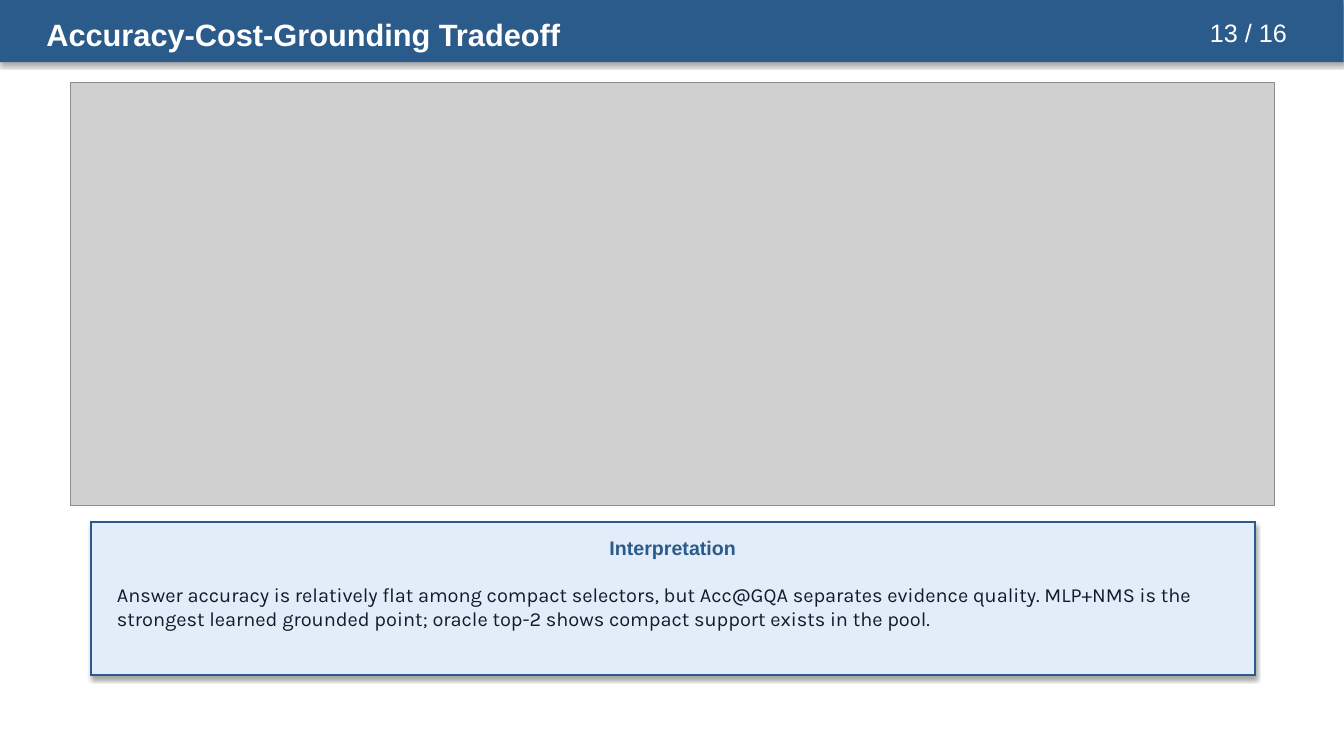
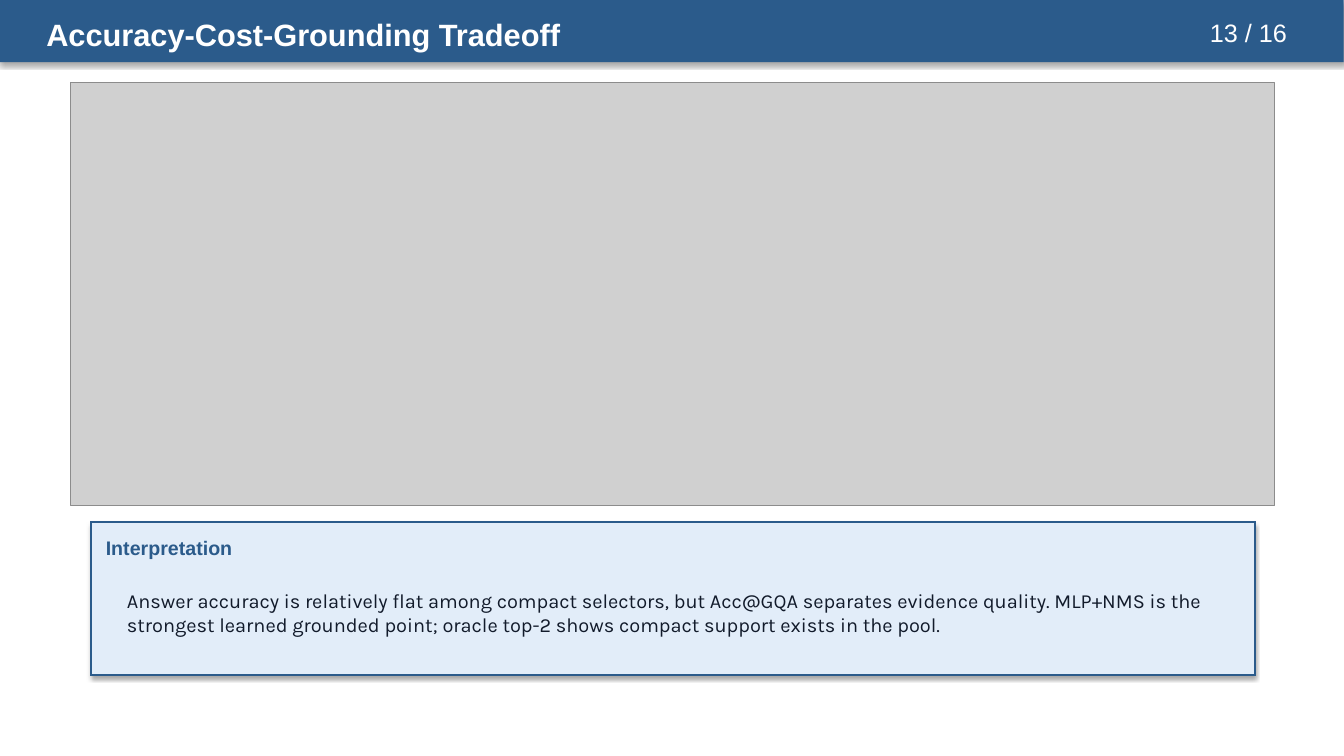
Before and after one commit to riteshthawkar/adaptive-evidence-grounded-videoqa, a slide deck: slide 13 of docs/presentation/adaptive_evidence_acquisition_grounded_videoqa_presentation.pptx. Drawn at 1344x756 pixels with LibreOffice and Linux fonts; fonts in the diff are those of the drawing; grey boxes stand for pictures. Boxes give left, top, right and bottom in pixels: in the first picture for what was removed or moved away, otherwise in the second. Text is boxed around its words. In the diff, an @@ line names an element or a change of style, - is before the commit and + after.

Commit message:
Left align presentation body text

```diff
--- a/docs/presentation/adaptive_evidence_acquisition_grounded_videoqa_presentation.pptx
+++ b/docs/presentation/adaptive_evidence_acquisition_grounded_videoqa_presentation.pptx
@@ text "Interpretation" at <box>106,540,232,559</box>: alignment centre to left @@
@@ text "Answer accuracy is relatively flat ...": place and size @@
-text "Answer accuracy is relatively flat ..." at <box>117,588,1191,631</box>
+text "Answer accuracy is relatively flat ..." at <box>127,594,1201,637</box>
```
Also in this commit, not shown: 14 other slides changed.
